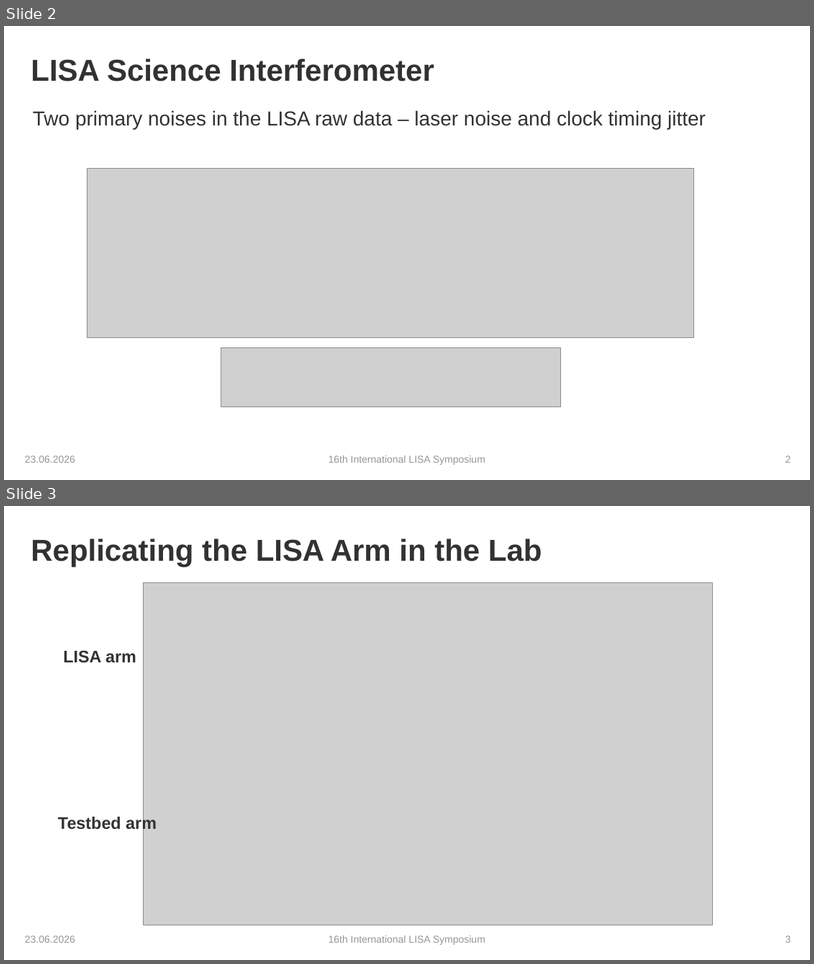
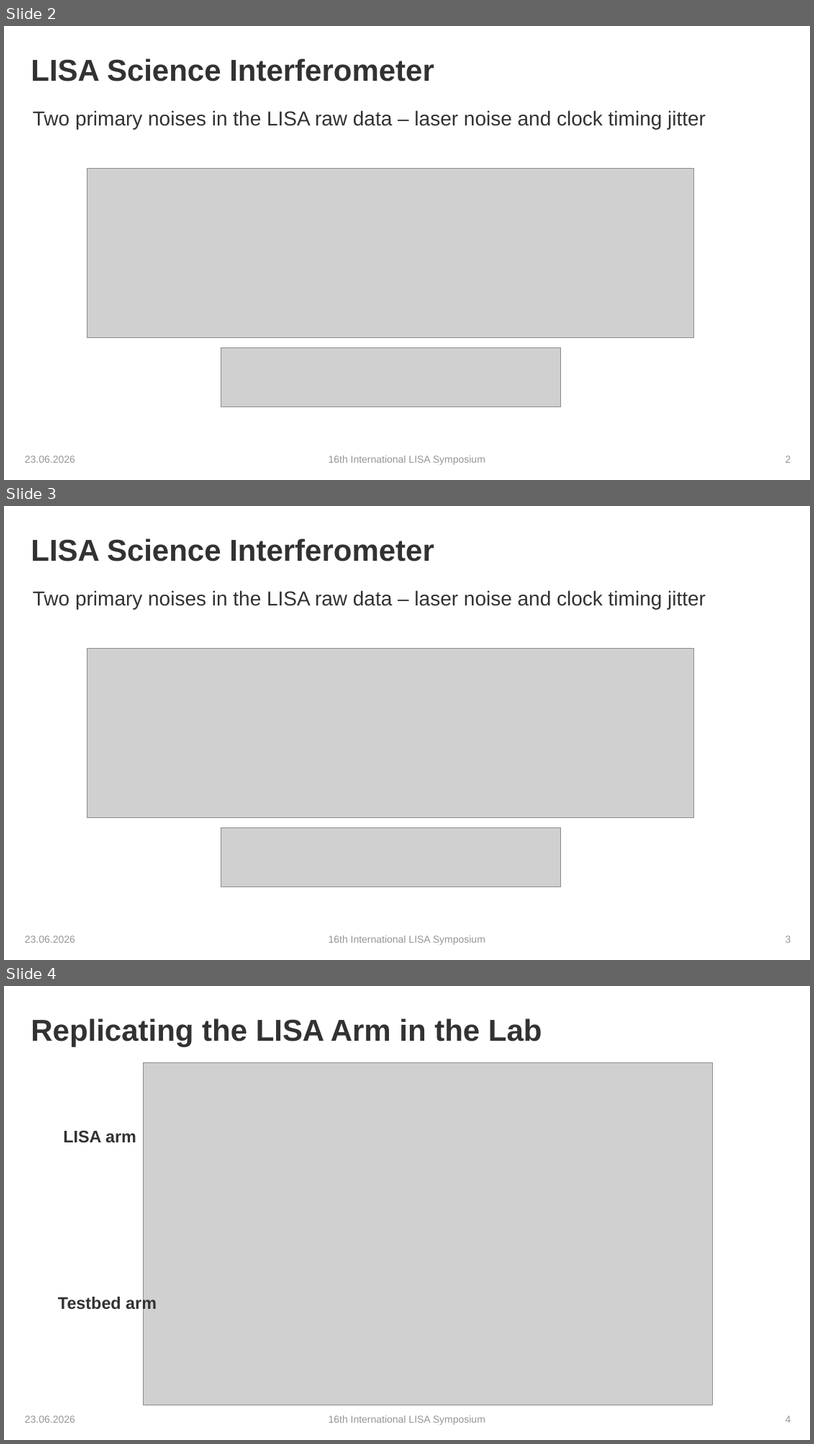
Before and after one commit to karinkruuse/Esitlused, a slide deck: Kruuse_Symposium_2026 - Copy.pptx. Shown one above the other, each under a label of ours: slides 2 and 3 before the commit, slides 2, 3 and 4 after it. The pictures are 814x964 and 814x1444 pixels, drawn with LibreOffice and Linux fonts; fonts in the diff are those of the drawing; grey boxes stand for pictures; background and template pictures are left out. Boxes give left, top, right and bottom in pixels: in the first picture for what was removed or moved away, otherwise in the second. Text is boxed around its words. In the diff, an @@ line names an element or a change of style, - is before the commit and + after.

```diff
--- a/Kruuse_Symposium_2026 - Copy.pptx
+++ b/Kruuse_Symposium_2026 - Copy.pptx
@@ slide 3 added at bbox=[4, 506, 810, 960], background #FFFFFF @@
@@ title added at bbox=[31, 538, 435, 561], 36 pt, text #323232, bold @@
+LISA Science Interferometer
@@ text added at bbox=[33, 590, 706, 610], 24 pt, text #323232 @@
+Two primary noises in the LISA raw data – laser noise and clock timing jitter
@@ picture added at bbox=[87, 648, 694, 818] @@
@@ picture added at bbox=[221, 828, 561, 886] @@
@@ text added at bbox=[25, 935, 75, 942], 12 pt, text #969696 @@
+23.06.2026
@@ text added at bbox=[329, 935, 486, 944], 12 pt, text #969696 @@
+16th International LISA Symposium
@@ page number added at bbox=[786, 935, 792, 942], 12 pt, text #969696 @@
+3
@@ what was slide 3 is now slide 4 @@
@@ page number at bbox=[786, 1415, 792, 1422]: text changed @@
-3
+4
```
Also in this commit, not shown: 4 slides changed, 1 other slide added.
